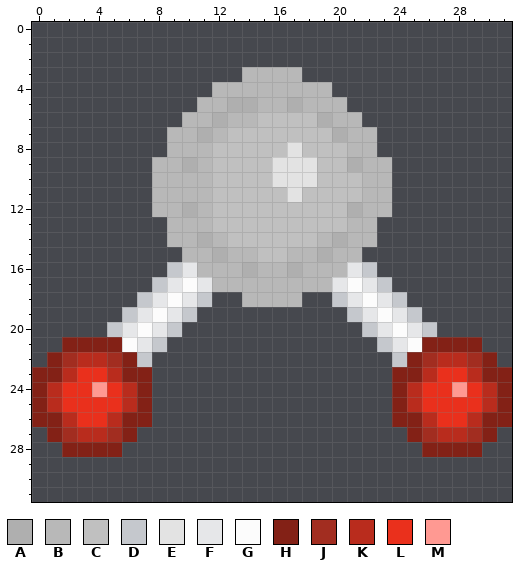
Two states of a pixel-art sprite, LoonyLab/Assets/Sprites/GFX/Objects/Compound/COMPOUND_H2O_missing_1O.png. This is how it looked before the edit.
The file is 32x32 pixels. Colours within 5 levels of each other are drawn and written as one.
Palette (. is transparent): A #afafaf  B #b8b8b8  C #c0c0c0  D #c5c8cd  E #e3e3e3  F #e6e7e9  G #fcfcfc  H #832116  J #a22d20  K #b92c1d  L #ea301c  M #ff9992
Pixels before, first column x 0:
 3 ..............BBBB..............
 4 ............BBBBBBBB............
 5 ...........BBAABBABBB...........
 6 ..........BBABBCCCCABB..........
 7 .........BBABCCCCCCCABB.........
 8 .........BBBCCCCCECCCBB.........
 9 ........BBABCCCCEEECCABB........
10 ........BBBBCCCCEEECCCBB........
11 ........BBBBCCCCCECCCCBB........
12 ........BBABCCCCCCCCCABB........
13 .........BBBCCCCCCCCCBB.........
14 .........BBABCCCCCCBABB.........
15 ..........BBABBCCBBABB..........
16 .........DFBBBABBABBBFD.........
17 ........DFGFBBBBBBBBFGFD........
18 .......DFGFD..BBBB..DFGFD.......
19 ......DFGFD..........DFGFD......
20 .....DFGFD............DFGFD.....
21 ..HHHHGFD..............DFGHHHH..
22 .HJKKJHD................DHJKKJH.
23 HHKLLKHH................HHKLLKHH
24 HKLLMLKH................HKLLMLKH
25 HKLLLLKH................HKLLLLKH
26 HHKLLKHH................HHKLLKHH
27 .HJKKJH..................HJKKJH.
28 ..HHHH....................HHHH..
Now the later version:
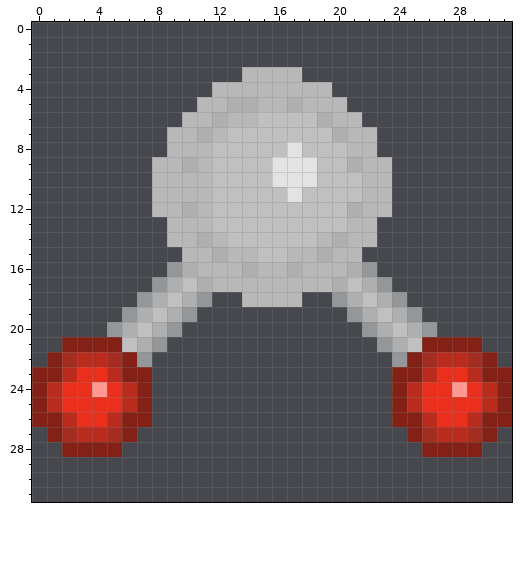
Change:
Colour D changes from #c5c8cd to #94979a.
Colour F becomes colour A in row 16 at x 10 and 21; in row 17 at x 9, 11, 20 and 22; in row 18 at x 8, 10, 21 and 23; in row 19 at x 7, 9, 22 and 24; in row 20 at x 6, 8, 23 and 25; in row 21 at x 7 and 24.
Colour G becomes colour C in row 17 at x 10 and 21; in row 18 at x 9 and 22; in row 19 at x 8 and 23; in row 20 at x 7 and 24; in row 21 at x 6 and 25.
